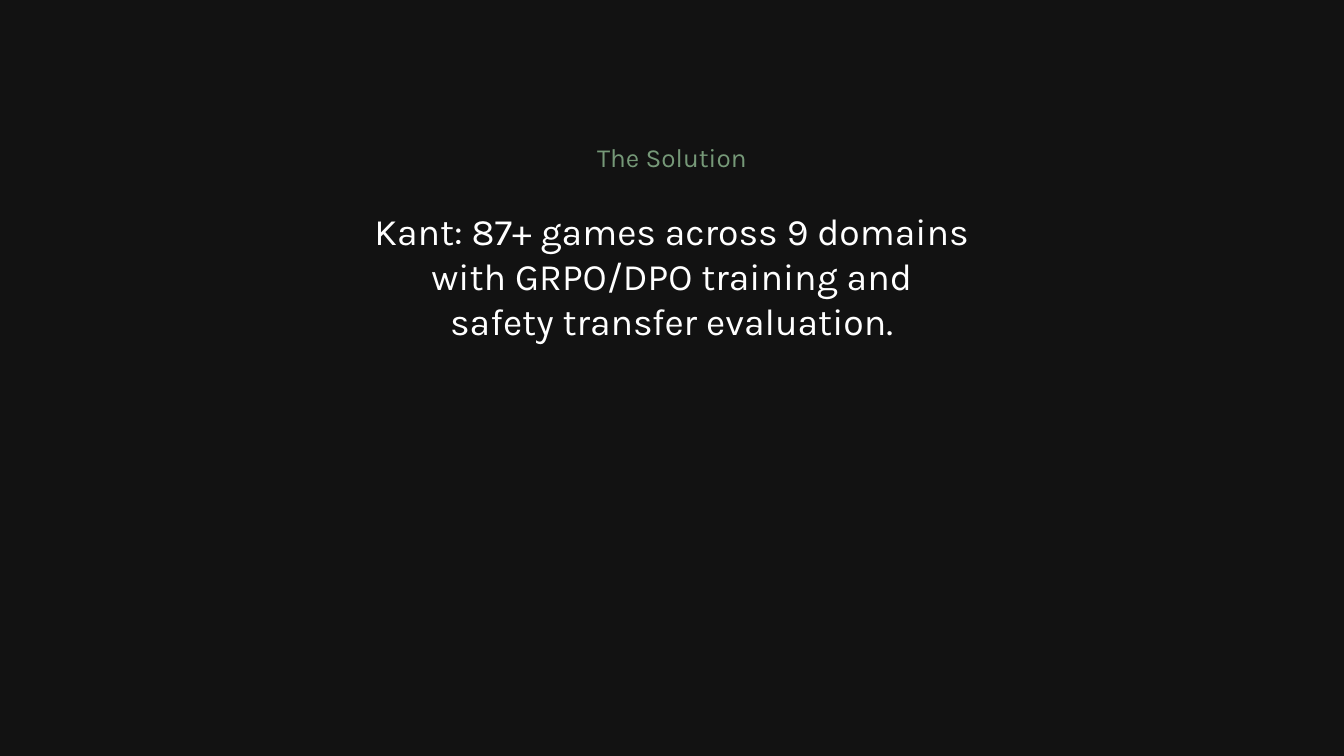
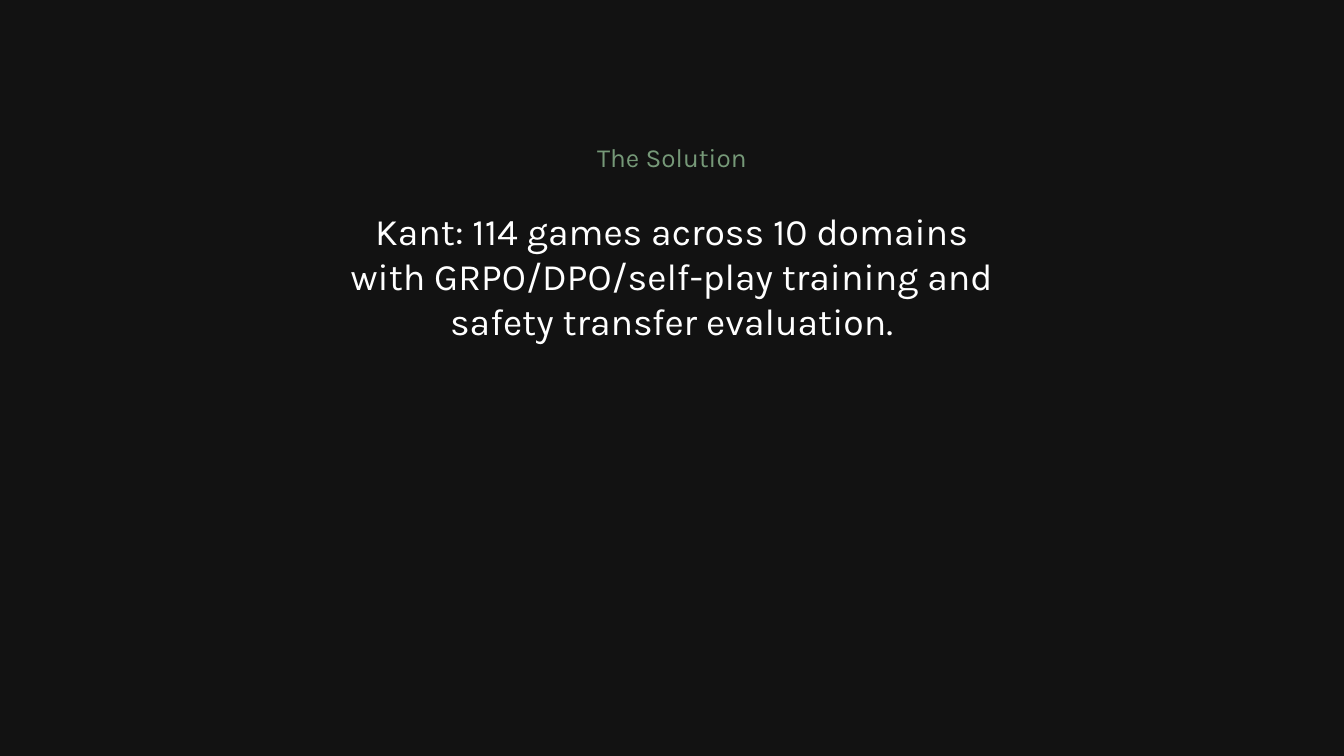
Before and after one commit to wisent-ai/OpenEnv, a slide deck: slide 5 of slides/gslides/kant_slides.pptx. Drawn at 1344x756 pixels with LibreOffice and Linux fonts; fonts in the diff are those of the drawing. Boxes give left, top, right and bottom in pixels: in the first picture for what was removed or moved away, otherwise in the second. Text is boxed around its words. In the diff, an @@ line names an element or a change of style, - is before the commit and + after.

```diff
--- a/slides/gslides/kant_slides.pptx
+++ b/slides/gslides/kant_slides.pptx
@@ text at [351, 219, 992, 344]: text changed @@
-Kant: 87+ games across 9 domains
-with GRPO/DPO training and
-safety transfer evaluation.
+Kant: 114 games across 10 domains
+with GRPO/DPO/self-play training and
+safety transfer evaluation.
```
Also in this commit, not shown: 1 other slide changed, 1 slide added, 12 other files.
